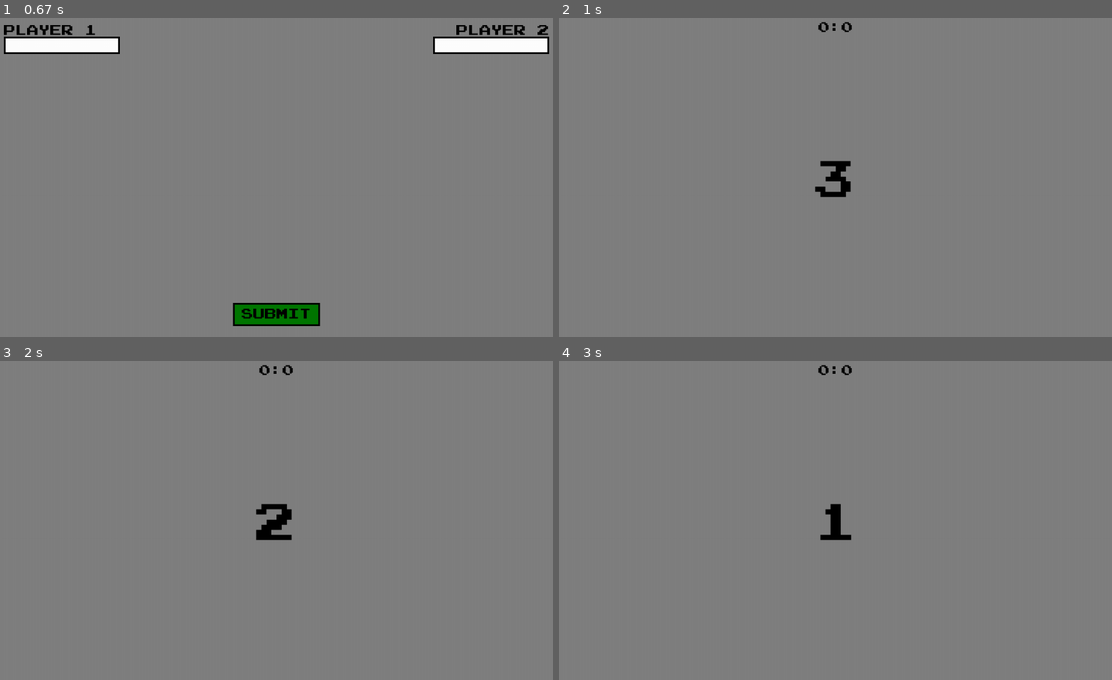
Above: before the commit, frames 1-4 (two rows, left to right).
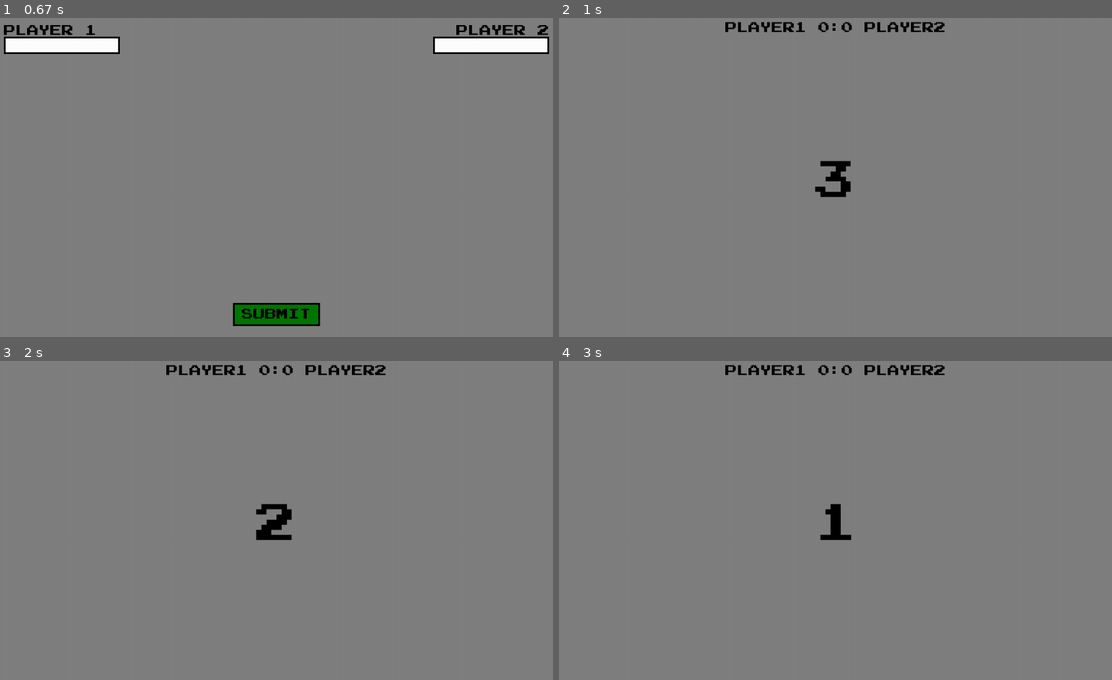
Above: after the commit, the same moments.

Repository: mentekoppany11/Python_projekt-Pong-
Game: pygame game, started from Pong.py
The game is run twice, just before and just after one commit, with the same random seed, the same clock (stepped at 60 frames per second) and the same inputs.
Inputs:
- Up to frame 1 (0.67 s): click "2 PLAYER MODE" at 0.38 s
- Up to frame 2 (1 s): click "SUBMIT" at 0.72 s
- Up to frame 3 (2 s): no input
- Up to frame 4 (3 s): no input

Frame 1 is identical in both runs. In frame 2, 0.5% of the frame differs, in the area x 30-70%, y 1-5%; in frame 3, 0.5%; in frame 4, 0.5%.

Commit message:
labda sebbeség változá  és ellenfél javítása

Diff:
--- a/Pong.py
+++ b/Pong.py
@@ -19,8 +19,8 @@
 
 pygame.display.set_caption("Pong")
 try:
-    icon_surf = pygame.image.load("Z:\\1_Python\\Python_projekt-Pong-\\icon.png")
-    font = pygame.font.Font("Z:\\1_Python\\Python_projekt-Pong-\\game_font.ttf")
+    icon_surf = pygame.image.load("icon.png")
+    font = pygame.font.Font("game_font.ttf")
 except FileNotFoundError as e:
     print(f"Fájl nem található/File not Found: {e}")
     font = pygame.font.Font(None, 30)
@@ -46,6 +46,7 @@
 
 ball_speed_x = choice([6, -6])
 ball_speed_y = choice([6, -6])
+max_speed = 10
 
 player1_score = 0
 player2_score = 0
@@ -72,7 +73,7 @@
     solo_draw_hover = False
     solo_active = False
 
-    title_font = pygame.font.Font("Z:\\1_Python\\Python_projekt-Pong-\\game_font.ttf", 35)
+    title_font = pygame.font.Font("game_font.ttf", 35)
     title_surf = title_font.render("(PING-) PONG ARCADE GAME",True, BLACK)
     title_rect = title_surf.get_rect(center = (500, 100))
 
@@ -139,7 +140,7 @@
 
 def countdown(seconds):
 
-    countdown_font = pygame.font.Font("Z:\\1_Python\\Python_projekt-Pong-\\game_font.ttf", 70)
+    countdown_font = pygame.font.Font("game_font.ttf", 70)
 
     for count in range(seconds, 0, -1):
 
@@ -273,6 +274,12 @@
         pygame.display.update()
         clock.tick(60)
 
+    if input_text_p1 == "":
+        input_text_p1 = "PLAYER1"
+
+    if input_text_p2 == "":
+        input_text_p2 = "PLAYER2"
+
     return input_text_p1, input_text_p2
 
 game_mode = home()
@@ -287,16 +294,12 @@
             if event.type == pygame.QUIT:
                 pygame.quit()
                 exit()
-        print(player2_rect)
+
         if game_mode:
-            if ball_rect.centery > player2_rect.centery:
+            if ball_rect.centery > player2_rect.centery and player2_rect.centery < 500:
                 player2_rect.y += 5
-                if player2_rect.y > 600:
-                    player2_rect.y = 600
-            elif ball_rect.centery < player2_rect.centery:
+            elif ball_rect.centery < player2_rect.centery and player2_rect.centery > 100:
                 player2_rect.y -= 5
-                if player2_rect.y < 0:
-                    player2_rect.y = 0
 
         screen.fill(GRAY)
 
@@ -312,24 +315,25 @@
 
         keys = pygame.key.get_pressed()
 
-        if keys[pygame.K_w] and player1_rect.top > 0:
+        if keys[pygame.K_w] and player1_rect.centery > 100:
             player1_rect.y -= 5
 
-        if keys[pygame.K_s] and player1_rect.bottom < 600:
+        if keys[pygame.K_s] and player1_rect.centery < 500:
             player1_rect.y += 5
 
-        if keys[pygame.K_UP] and player2_rect.top > 0:
+        if keys[pygame.K_UP] and player2_rect.centery > 100:
             player2_rect.y -= 5
 
-        if keys[pygame.K_DOWN] and player2_rect.bottom < 600:
+        if keys[pygame.K_DOWN] and player2_rect.centery < 500:
             player2_rect.y += 5
 
         ball_rect.x += ball_speed_x
         ball_rect.y += ball_speed_y
 
         if ball_rect.top <= 0 or ball_rect.bottom >= 600:
-            ball_speed_y *= -1.05
-            ball_speed_x *= 1.05
+            ball_speed_x = max(min(ball_speed_x *  1.05, max_speed), - max_speed)
+            ball_speed_y = max(min(ball_speed_y * -1.05, max_speed), - max_speed)
+            print(ball_speed_x, ball_speed_y)
 
         if ball_rect.left >= 1000:
             ball_speed_x = choice([6, -6])
@@ -354,14 +358,16 @@
                 countdown(3)
 
         if player1_rect.colliderect(ball_rect) or player2_rect.colliderect(ball_rect):
-            ball_speed_x *= -1.05
+            ball_speed_x = max(min(ball_speed_x * -1.05, max_speed), - max_speed)
+            ball_speed_y = max(min(ball_speed_y * 1.05, max_speed), - max_speed)
+            print(ball_speed_x, ball_speed_y)
 
         pygame.display.update()
         clock.tick(60)
 
     else:
 
-        winner_font = pygame.font.Font("Z:\\1_Python\\Python_projekt-Pong-\\game_font.ttf", 40)
+        winner_font = pygame.font.Font("game_font.ttf", 40)
 
         while True:
             for event in pygame.event.get():
Not shown, changed: To-do_list
